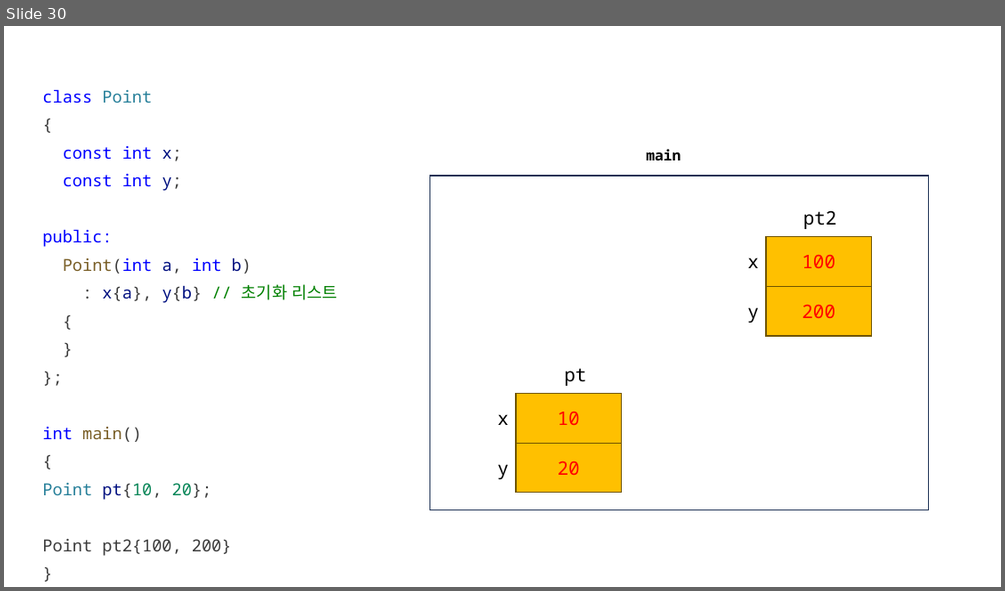
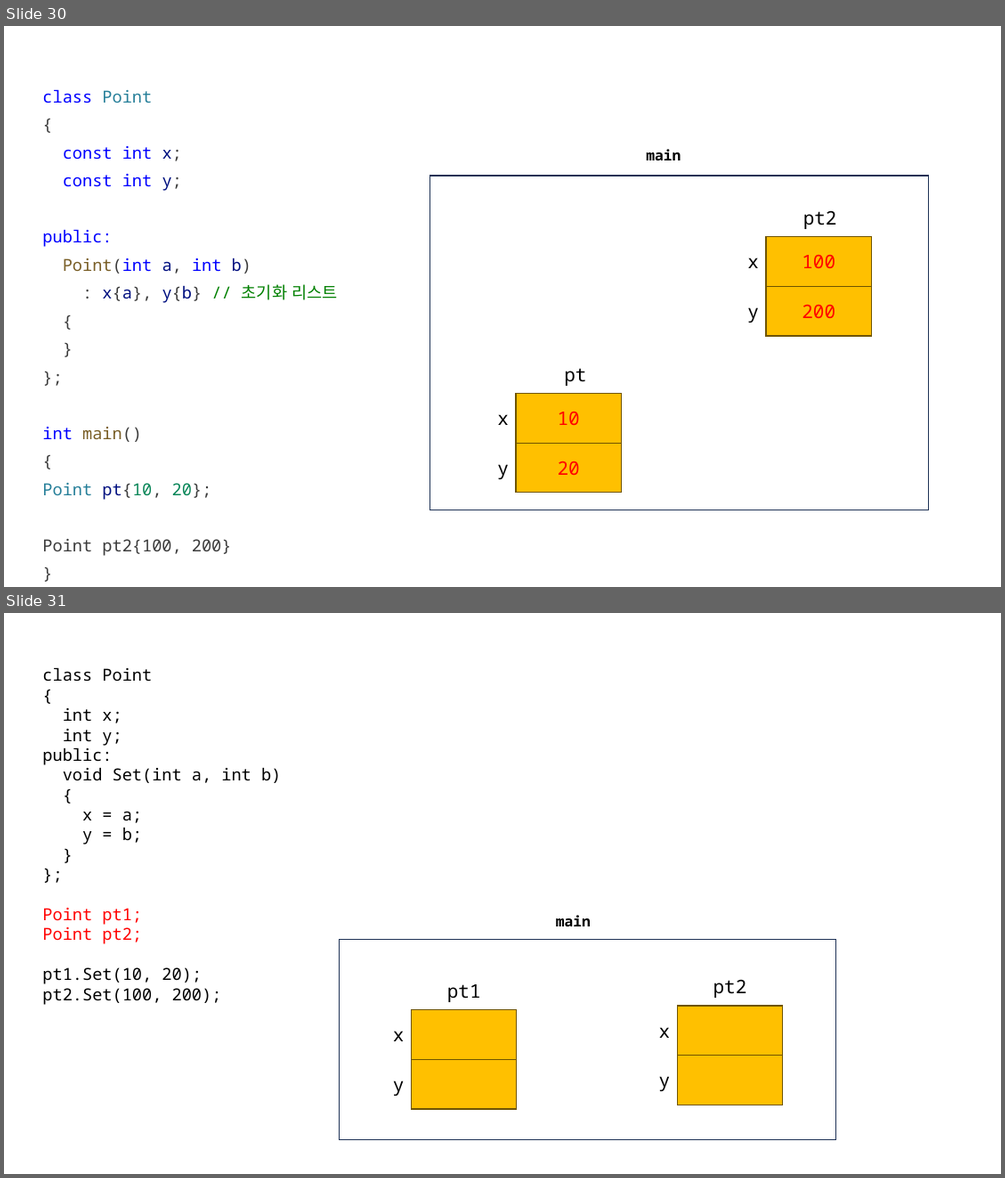
Before and after one commit to yoondev-classroom/cpp_250512, a slide deck: cpp_250512.pptx. Shown one above the other, each under a label of ours: slide 30 before the commit, slides 30 and 31 after it. The pictures are 1005x591 and 1005x1178 pixels, drawn with LibreOffice and Linux fonts; fonts in the diff are those of the drawing. Boxes give left, top, right and bottom in pixels: in the first picture for what was removed or moved away, otherwise in the second. Text is boxed around its words. In the diff, an @@ line names an element or a change of style, - is before the commit and + after.

```diff
--- a/cpp_250512.pptx
+++ b/cpp_250512.pptx
@@ slide 31 added at <box>4,613,1001,1174</box>, background #FFFFFF @@
@@ text added at <box>42,667,281,1005</box>, 16 pt, text #000000 @@
+class Point
+{
+int x;
+int y;
+public:
+void Set(int a, int b)
+{
+x = a;
+y = b;
+}
+};
+Point pt1;
+Point pt2;
+pt1.Set(10, 20);
+pt2.Set(100, 200);
@@ text added at <box>556,915,591,926</box>, 14 pt, text #000000, bold @@
+main
@@ rectangle added at <box>339,939,836,1140</box>, fill #FFFFFF, outline #1E3256 1 pt @@
@@ text added at <box>447,984,481,1002</box>, 18 pt, text #000000 @@
+pt1
@@ text added at <box>713,979,747,997</box>, 18 pt, text #000000 @@
+pt2
@@ rectangle added at <box>412,1010,517,1060</box>, fill #FFC000, outline #705400 1 pt @@
@@ rectangle added at <box>677,1005,783,1055</box>, fill #FFC000, outline #705400 1 pt @@
@@ text added at <box>393,1030,404,1041</box>, 18 pt, text #000000 @@
+x
@@ text added at <box>659,1027,671,1038</box>, 18 pt, text #000000 @@
+x
@@ rectangle added at <box>412,1060,517,1109</box>, fill #FFC000, outline #705400 1 pt @@
@@ rectangle added at <box>677,1055,783,1104</box>, fill #FFC000, outline #705400 1 pt @@
@@ text added at <box>393,1080,404,1095</box>, 18 pt, text #000000 @@
+y
@@ text added at <box>659,1076,671,1091</box>, 18 pt, text #000000 @@
+y
```
Also in this commit, not shown: 2 other slides added, 1 other file.
